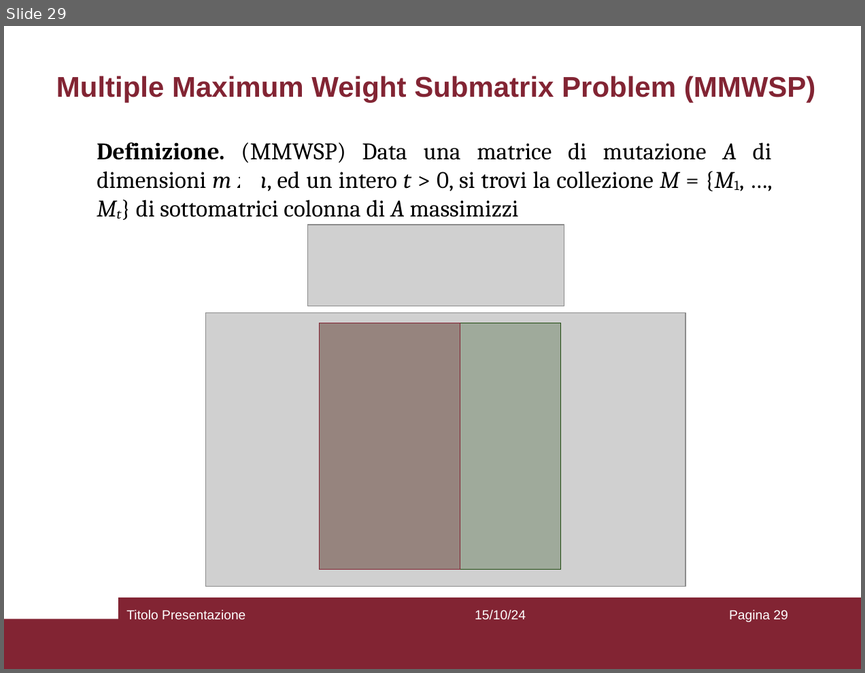
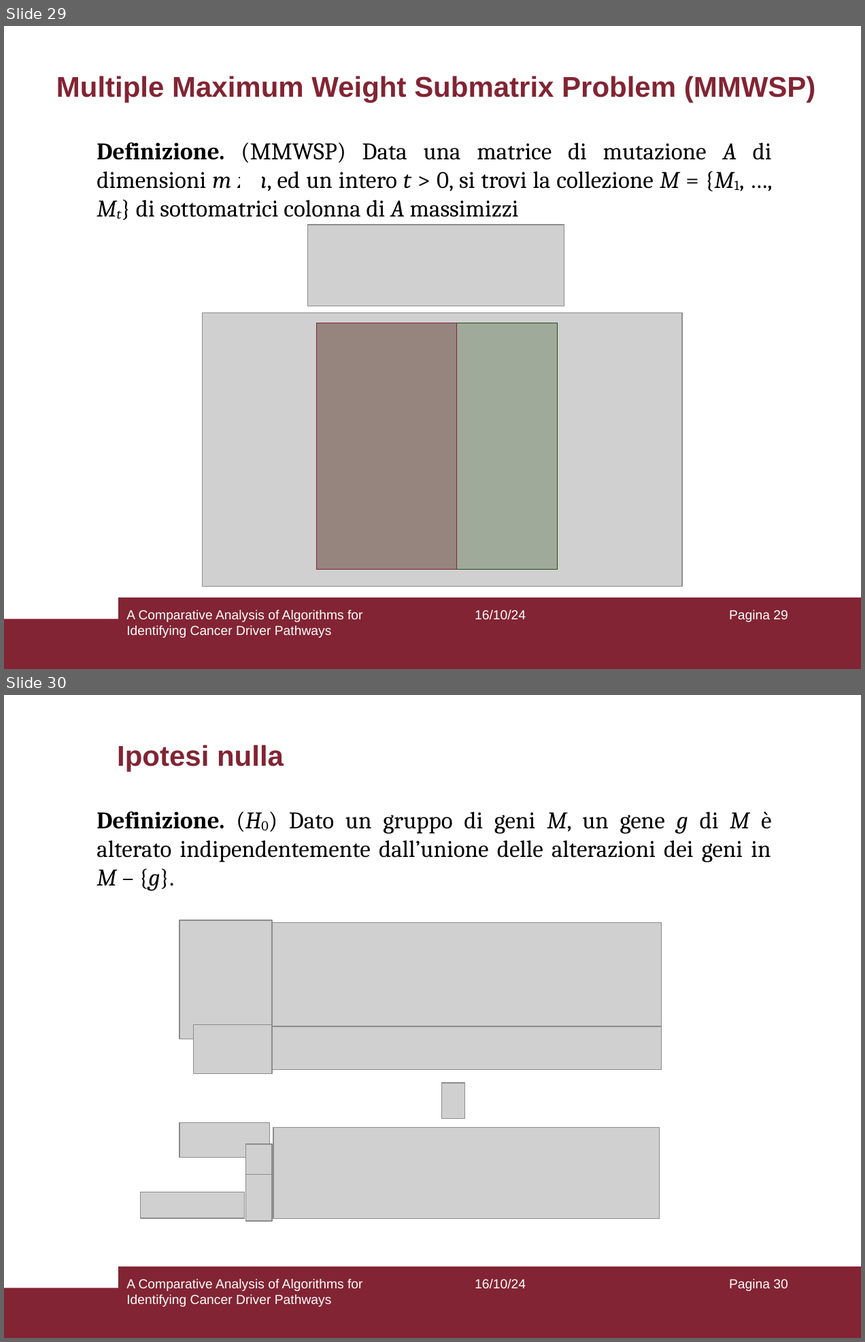
Before and after one commit to aflaag/bsc-thesis, a slide deck: presentation/slides.odp. Shown one above the other, each under a label of ours: slide 29 before the commit, slides 29 and 30 after it. The pictures are 865x673 and 865x1342 pixels, drawn with LibreOffice and Linux fonts; fonts in the diff are those of the drawing; grey boxes stand for pictures; background and template pictures are left out. Boxes give left, top, right and bottom in pixels: in the first picture for what was removed or moved away, otherwise in the second. Text is boxed around its words. In the diff, an @@ line names an element or a change of style, - is before the commit and + after.

```diff
--- a/presentation/slides.odp
+++ b/presentation/slides.odp
@@ slide 30 added at bbox=[4, 695, 861, 1338], background #FFFFFF; not listed: 2 template elements that a slide beside it also shows @@
@@ title added at bbox=[117, 745, 283, 772], 24 pt, text #822433, bold @@
+Ipotesi nulla
@@ text added at bbox=[96, 811, 771, 891], 20 pt, text #000000 @@
+Definizione. (H0) Dato un gruppo di geni M, un gene g di M è alterato indipendentemente dall’unione delle alterazioni dei geni in M – {g}.
@@ picture added at bbox=[179, 920, 272, 1040] @@
@@ picture added at bbox=[272, 923, 661, 1028] @@
@@ picture added at bbox=[193, 1025, 272, 1074] @@
@@ picture added at bbox=[272, 1027, 661, 1070] @@
@@ picture added at bbox=[441, 1083, 464, 1119] @@
@@ picture added at bbox=[179, 1123, 270, 1157] @@
@@ picture added at bbox=[273, 1127, 659, 1218] @@
@@ picture added at bbox=[245, 1144, 272, 1190] @@
@@ picture added at bbox=[245, 1174, 272, 1220] @@
@@ picture added at bbox=[140, 1192, 245, 1218] @@
@@ text added at bbox=[126, 1278, 362, 1306], 11 pt, text #FFFFFF @@
+A Comparative Analysis of Algorithms for Identifying Cancer Driver Pathways
@@ text added at bbox=[475, 1278, 526, 1289], 11 pt, text #FFFFFF @@
+16/10/24
@@ page number added at bbox=[729, 1278, 787, 1291], 11 pt, text #FFFFFF @@
+Pagina 30
@@ slide 29 changed as well @@
@@ 2 rectangles, 1 picture: place and size @@
-2 rectangles, 1 picture at bbox=[206, 313, 686, 586]
+2 rectangles, 1 picture at bbox=[203, 313, 683, 586]
@@ text at bbox=[126, 609, 362, 637]: text changed @@
-Titolo Presentazione
+A Comparative Analysis of Algorithms for Identifying Cancer Driver Pathways
@@ text at bbox=[475, 609, 526, 620]: text changed @@
-15/10/24
+16/10/24
```
Also in this commit, not shown: 27 other slides changed, 1 other slide added, 10 other files.
